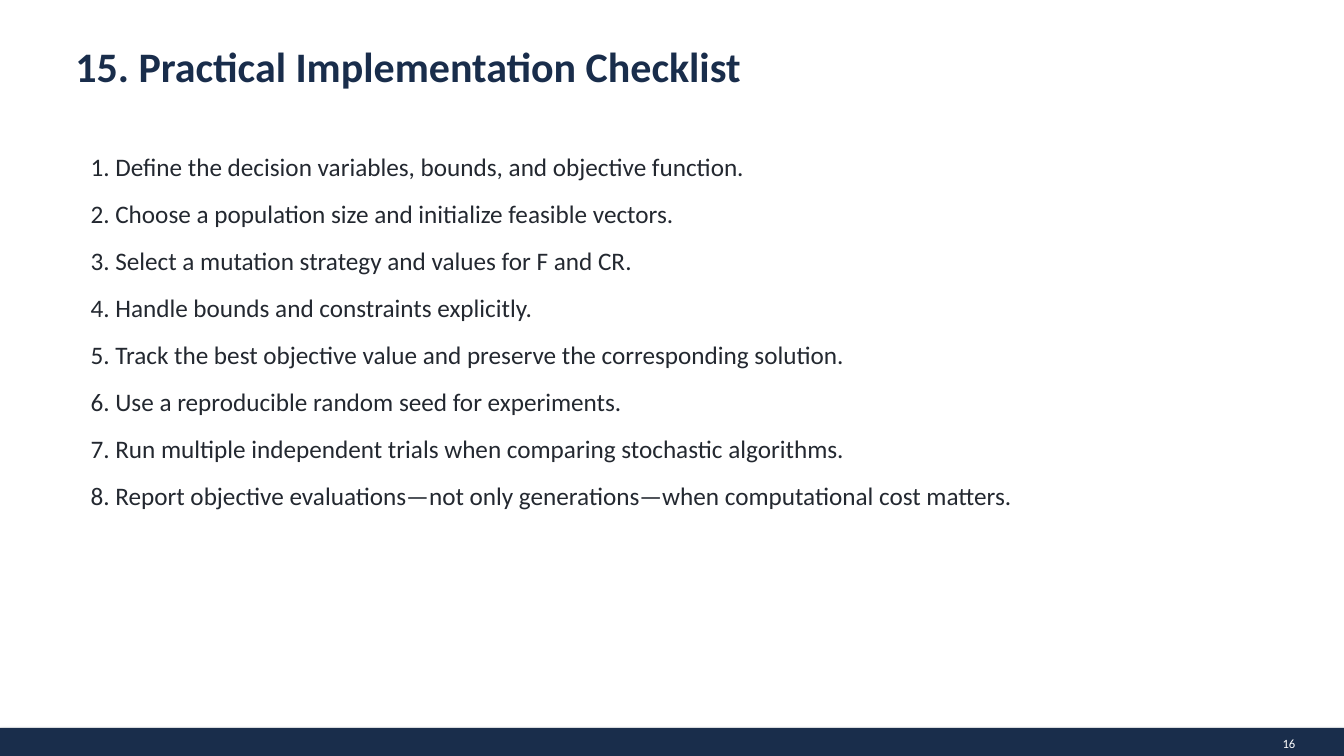
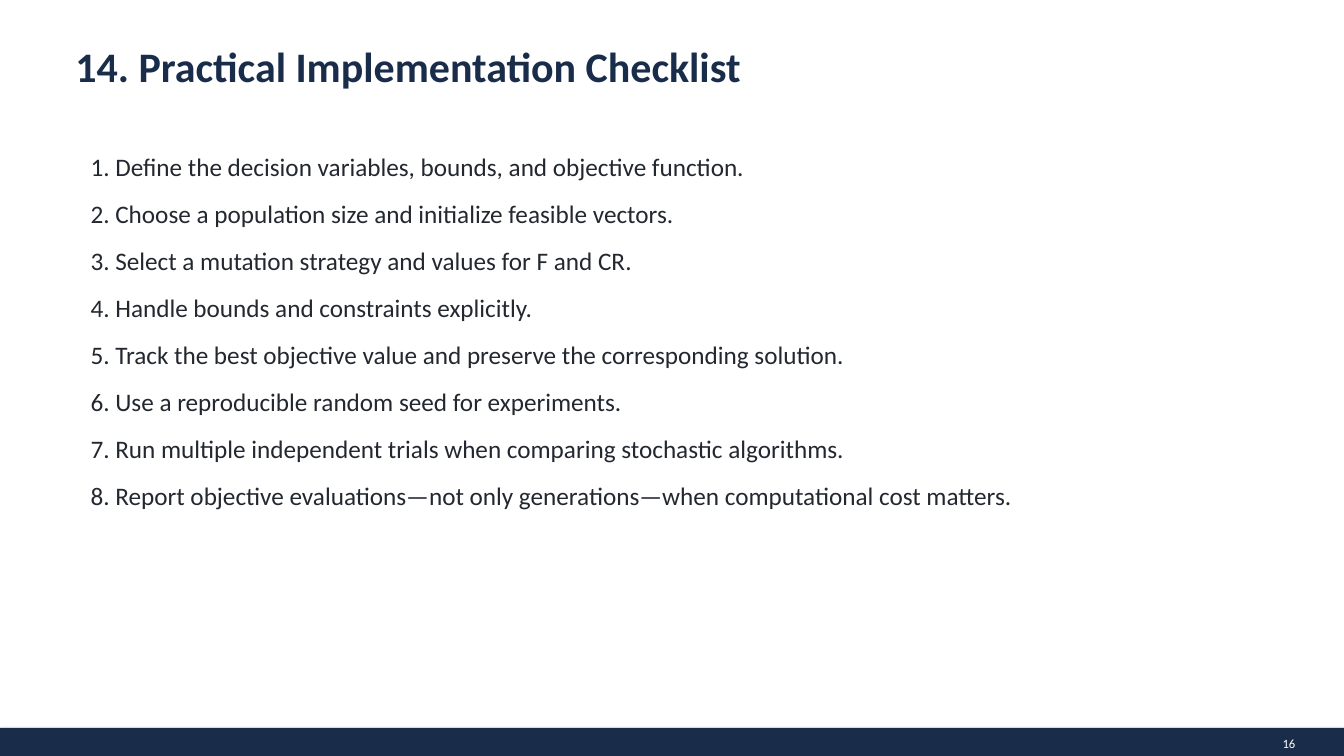
Before and after one commit to khaledmrasheed/khaledmrasheed.github.io, a slide deck: slide 15 of ECcourse/Differential_Evolution_Presentation.pptx (slide 16 before the commit). Drawn at 1344x756 pixels with LibreOffice and Linux fonts; fonts in the diff are those of the drawing. Boxes give left, top, right and bottom in pixels: in the first picture for what was removed or moved away, otherwise in the second. Text is boxed around its words. In the diff, an @@ line names an element or a change of style, - is before the commit and + after.

```diff
--- a/ECcourse/Differential_Evolution_Presentation.pptx
+++ b/ECcourse/Differential_Evolution_Presentation.pptx
@@ text at [75,52,741,89]: text changed @@
-15. Practical Implementation Checklist
+14. Practical Implementation Checklist
```
Also in this commit, not shown: 7 other slides changed, 1 slide removed.
